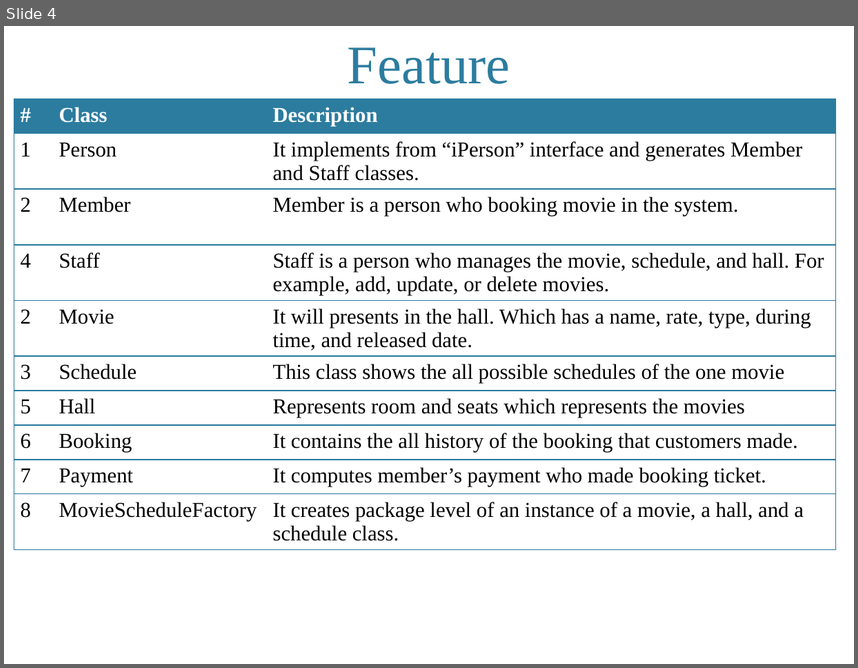
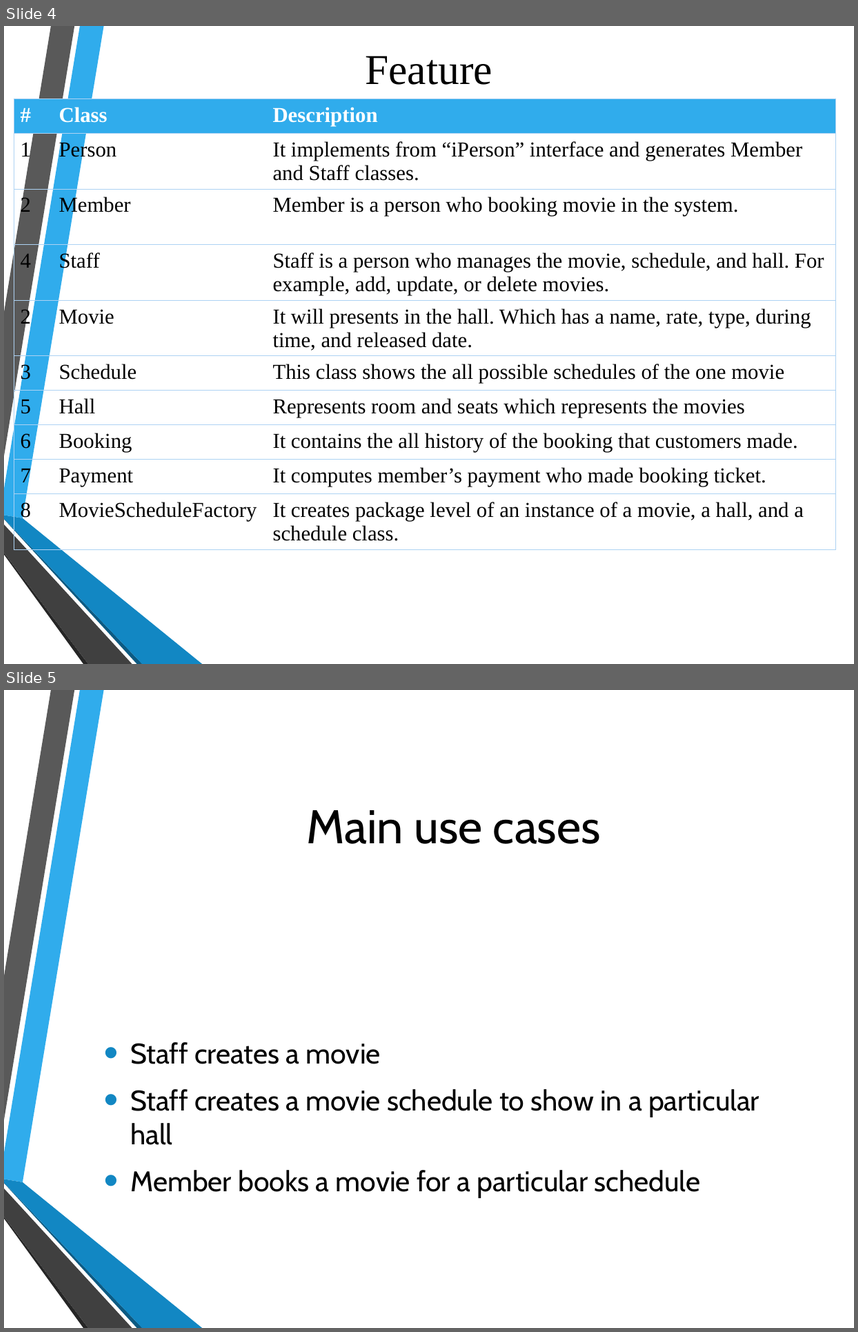
Before and after one commit to Purevdorj-Batgerel/MWA2018Nov, a slide deck: Document/CinemaBookingSystem_MPP.pptx. Shown one above the other, each under a label of ours: slide 4 before the commit, slides 4 and 5 after it. The pictures are 858x668 and 858x1332 pixels, drawn with LibreOffice and Linux fonts; fonts in the diff are those of the drawing; background and template pictures are left out. Boxes give left, top, right and bottom in pixels: in the first picture for what was removed or moved away, otherwise in the second. Text is boxed around its words. In the diff, an @@ line names an element or a change of style, - is before the commit and + after.

```diff
--- a/Document/CinemaBookingSystem_MPP.pptx
+++ b/Document/CinemaBookingSystem_MPP.pptx
@@ slide 5 added at [4,690,854,1328], background picture (left out); not listed: 6 template elements that a slide beside it also shows @@
@@ title added at [306,810,601,844], 40 pt, text #000000 @@
+Main use cases
@@ text added at [130,1042,760,1198], 24 pt, text #000000 @@
+• Staff creates a movie
+• Staff creates a movie schedule to show in a particular hall
+• Member books a movie for a particular schedule
@@ slide 4 changed as well @@
@@ title "Feature" at [365,56,492,85]: size 46 to 36 pt, text colour #2C7C9F to #000000; vertical alignment bottom to middle @@
@@ table at [14,99,836,569] @@
@@ borders changed @@
@@ group added at [4,26,202,664]: 6 freeform shapes @@
```
Also in this commit, not shown: 9 other slides changed.
